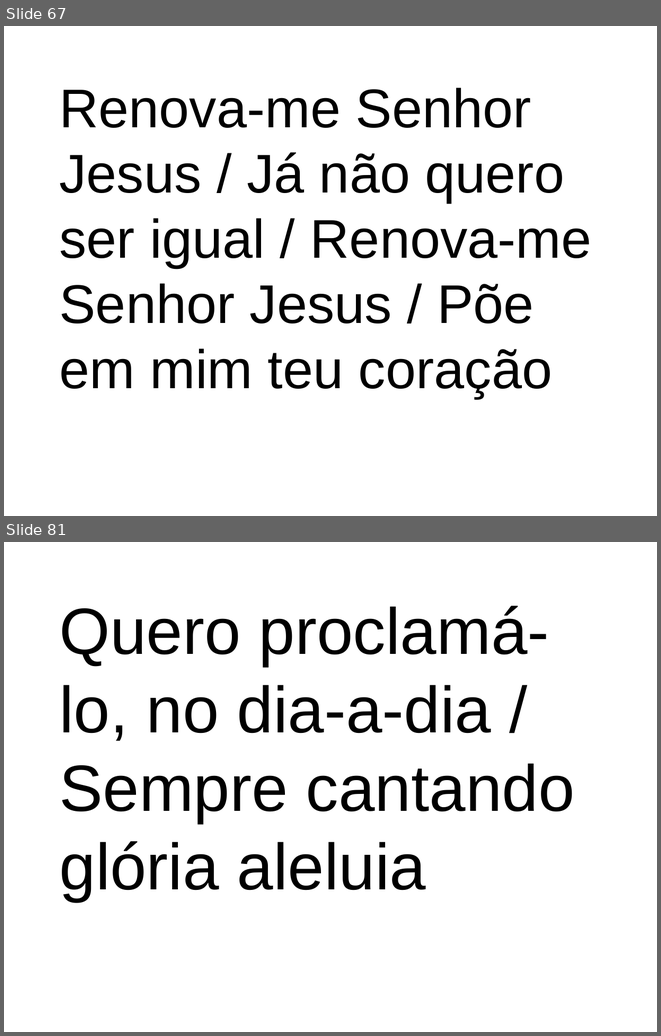
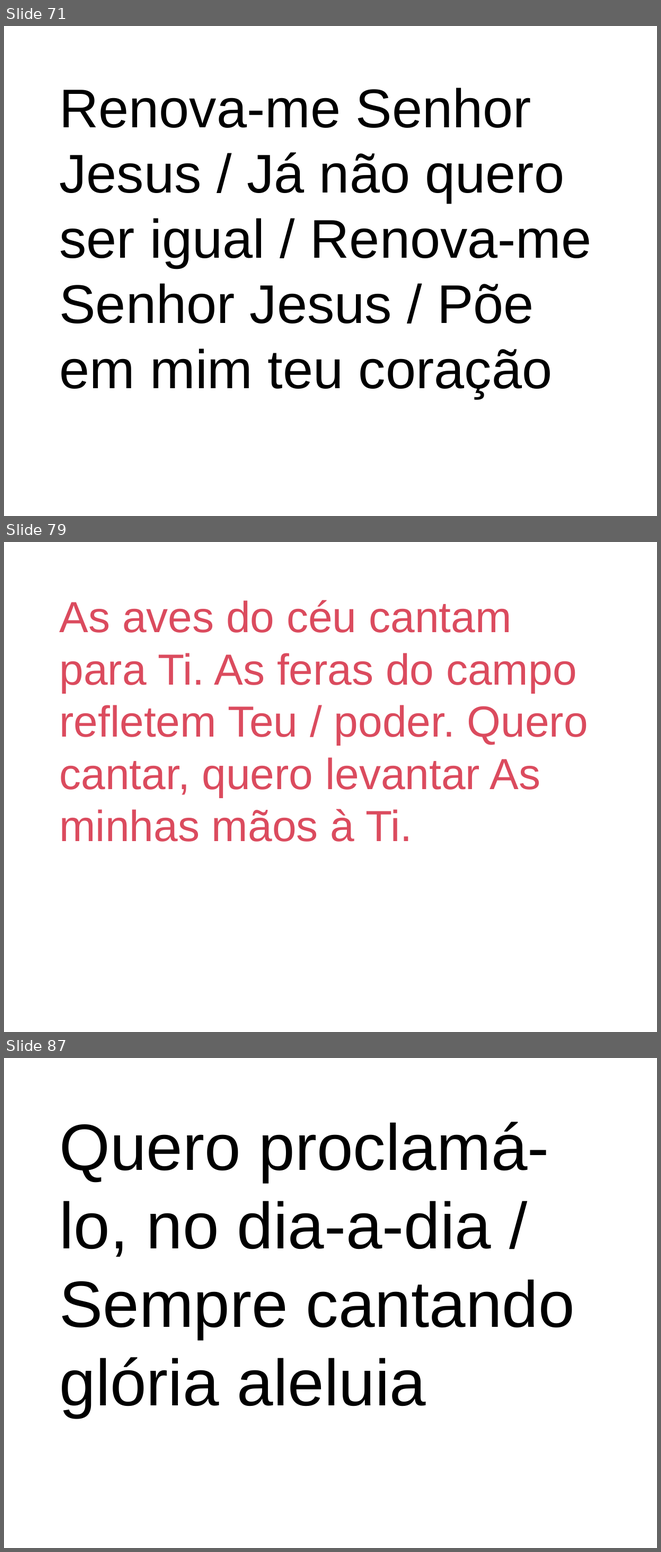
Before and after one commit to inmjava/MissaGenerator, a slide deck: cantos-ppt.ppt. Shown one above the other, each under a label of ours: slides 67 and 81 before the commit, slides 71, 79 and 87 after it; the slides between them are not shown. The pictures are 661x1036 and 661x1552 pixels, drawn with LibreOffice and Linux fonts; fonts in the diff are those of the drawing. Boxes give left, top, right and bottom in pixels: in the first picture for what was removed or moved away, otherwise in the second. Text is boxed around its words. In the diff, an @@ line names an element or a change of style, - is before the commit and + after.

```diff
--- a/cantos-ppt.ppt
+++ b/cantos-ppt.ppt
@@ slide 79 added at [4, 542, 657, 1032], background #FFFFFF @@
@@ title added at [60, 600, 588, 841], 48 pt, text #DB4B5E @@
+As aves do céu cantam para Ti. As feras do campo refletem Teu / poder. Quero cantar, quero levantar As minhas mãos à Ti.
@@ what was slide 67 is now slide 71 @@
@@ what was slide 81 is now slide 87 @@
```
Also in this commit, not shown: 44 slides changed, 6 other slides added, 1 slide removed, 2 other files.
